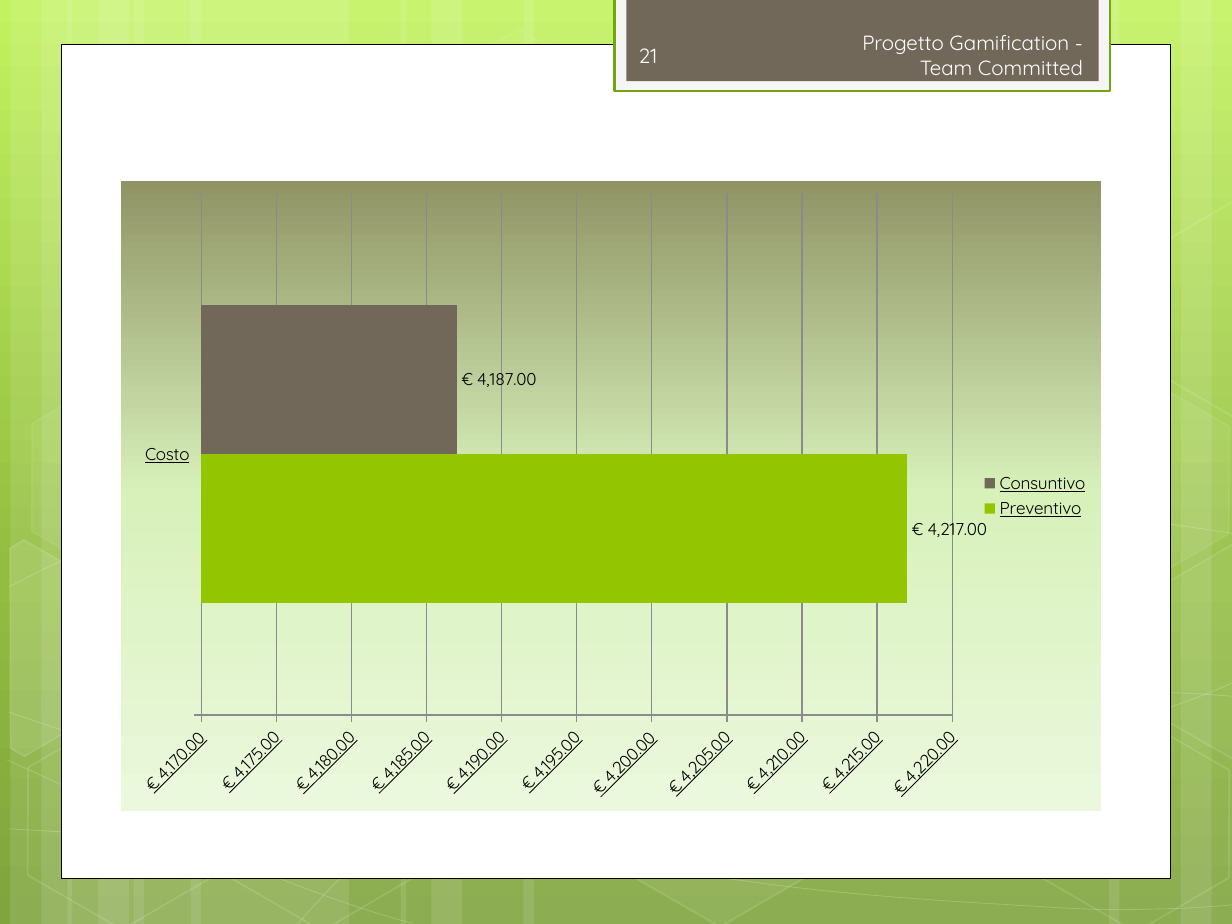
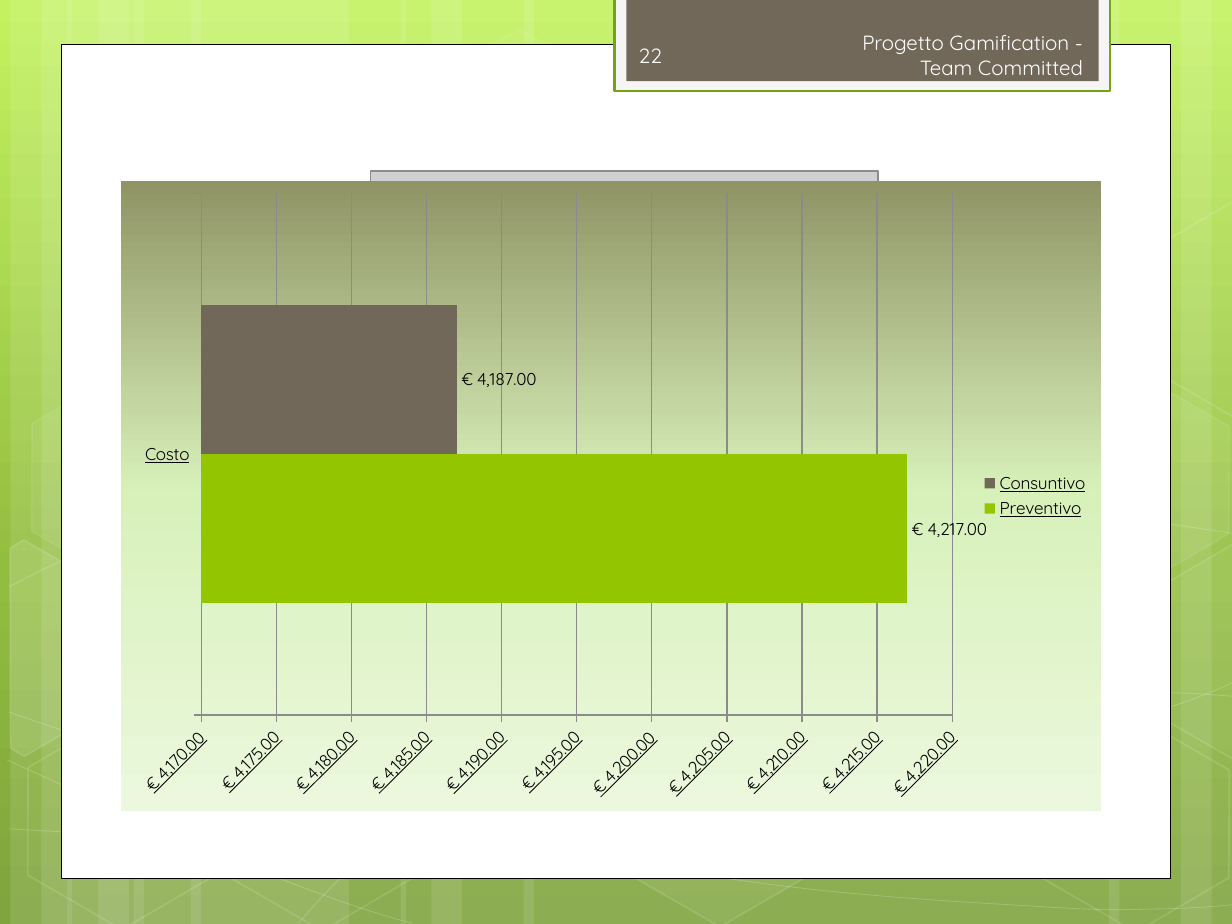
Before and after one commit to TeamCommitted/Team-Committed---Documenti, a slide deck: slide 22 of RP/Esterni/Presentazione/RP-Presentazione.pptx (slide 21 before the commit). Drawn at 1232x924 pixels with LibreOffice and Linux fonts; fonts in the diff are those of the drawing; grey boxes stand for pictures. Boxes give left, top, right and bottom in pixels: in the first picture for what was removed or moved away, otherwise in the second. Text is boxed around its words. In the diff, an @@ line names an element or a change of style, - is before the commit and + after.

```diff
--- a/RP/Esterni/Presentazione/RP-Presentazione.pptx
+++ b/RP/Esterni/Presentazione/RP-Presentazione.pptx
@@ page number at [639, 48, 662, 63]: text changed @@
-21
+22
@@ picture added at [371, 171, 878, 788] @@
```
Also in this commit, not shown: 3 other slides changed, 1 slide added, 1 other file.
